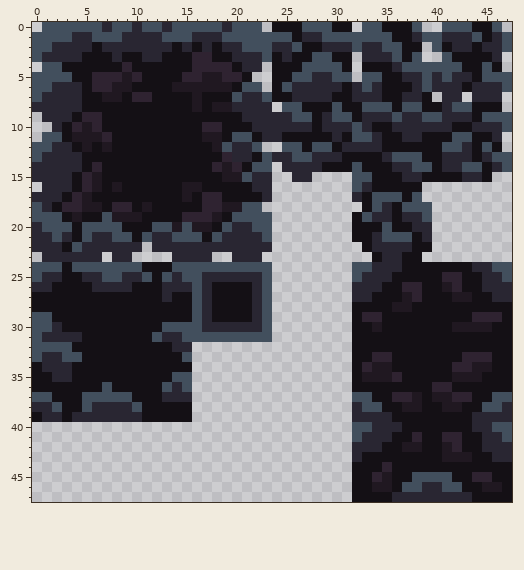
Pixel-art file -- Assets/Tiles/Rocks.aseprite. Above is the file before it was changed.
48x48 pixels, 1 frame.
After:
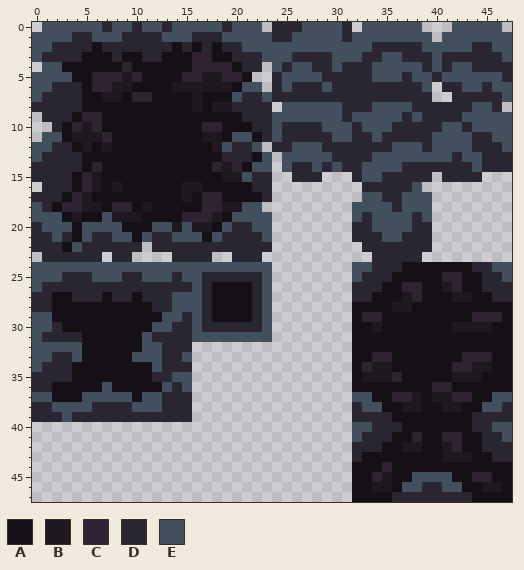
Palette (. is transparent): A #141015  B #201821  C #2f2331  D #292632  E #424f5d
Author's note on the commit: Structured tiled folder for new members, added experimental timed breakables
The edit:
Layer "Experimental Rocks Inner":
y 0: x 24..26 AAA -> DDD; x 30..31 AA -> ED; x 35..37 AAA -> EEE; x 41 E -> .; x 44..45 AA -> EE
y 1: x 24..28 EEADD -> DDEEE; x 31 E -> D; x 36..38 AAD -> EEE; x 40..43 EDDD -> .EEE; x 45..46 AD -> EE
y 2: x 24..25 DD -> EE; x 27..31 AADDD -> EEEEE; x 33 D -> E; x 35..39 EEAA. -> DDDDE; x 41..44 ADDA -> EEED; x 46 D -> E
y 3: x 24..32 ADAAEEAA. -> EEDDDDEEE; x 35 D -> E; x 37..45 AE..EAAAA -> DDDEDDDDD; x 47 . -> E
y 4: x 24..26 AAA -> EDE; x 28..29 EE -> DD; x 31..36 A.AAAD -> DDDEEE; x 39 E -> D; x 41 E -> D; x 43..47 AAEA. -> EDDDD
y 5: x 24..25 AA -> DE; x 28 D -> E; x 30..33 EE.E -> DDDD; x 35..36 AA -> EE; x 38 D -> E; x 42..44 DDA -> EEE; x 47 E -> D
y 6: x 24 A -> D; x 29 D -> E; x 31 A -> D; x 33 E -> D; x 35..37 AAA -> DDD; x 40 D -> .; x 43..44 AD -> EE; x 46 D -> E
y 7: x 24..25 AA -> DD; x 30..31 AA -> DD; x 35..36 AA -> DD; x 39 A -> D; x 41 D -> .; x 43 . -> D; x 47 . -> E
y 8: x 27..29 AAA -> EEE; x 31..33 AAE -> DDD; x 36 A -> E; x 38..40 EAA -> DDD; x 42..46 EEAAA -> DDEED
y 9: x 24..25 DD -> EE; x 28..29 AD -> EE; x 31..35 EADDD -> DEEEE; x 38..40 DEE -> EDD; x 43..44 DA -> EE
y 10: x 24 D -> E; x 28..35 ADDDEDAA -> DEEEDEEE; x 41..46 DAADDD -> EEDEEE
y 11: x 24..36 DAAAAADAEEDAA -> EDDDDDEEDDEDD; x 39..41 AAA -> DEE; x 44..47 AAD. -> DDEE
y 12: x 24..25 .E -> DD; x 27 A -> E; x 29..30 EA -> DD; x 35..40 AAAAAA -> DEEEDE; x 43..47 DAEA. -> EDDDE
y 13: x 24..25 DD -> .E; x 28..29 DD -> EE; x 31..35 AAAAD -> DDDEE; x 39..41 AAD -> EEE; x 43..44 DA -> EE; x 46..47 EE -> DD
y 14: x 25 D -> E; x 28..36 DAAAEAAAD -> EDEDDEEEE; x 38..40 EEA -> DDD; x 43 E -> D; x 45 A -> D; x 47 E -> D
y 15: x 28 . -> D; x 32 E -> D; x 34..36 AAA -> EDD; x 39..42 AAAA -> D.DD; x 45 A -> .
y 16: x 32 E -> .; x 34..38 AAAAA -> DDDDE
y 17: x 32..33 DA -> .E; x 35..37 EEA -> DDE; x 39 . -> E
y 18: x 32..33 .A -> EE; x 35..36 DA -> ED
y 19: x 32..37 AEDDAD -> EDEEEE
y 20: x 32..34 AAA -> DDE; x 36..37 AA -> EE
y 21: x 32..33 AA -> DD; x 37..38 EA -> DD
y 22: x 33 A -> D; x 38..39 AA -> DD
y 23: x 34 A -> D; x 37..38 AA -> DD
y 24: x 3 A -> E; x 11..13 AAA -> EEE
y 25: x 1..4 DDAA -> EEDD; x 6 D -> E; x 12 A -> E
y 26: x 0 D -> E; x 2..5 AAAA -> DDDD; x 10..12 AAA -> DDD
y 27: x 0..1 AA -> DD; x 4..6 AAA -> DDD; x 8..9 AA -> DD; x 11..12 AA -> DD; x 14..15 AA -> EE
y 28: x 0..1 AA -> DD; x 12..15 AAAA -> DDEE
y 29: x 13..15 AAA -> EED
y 30: x 12 A -> E; x 14..15 EE -> DD
y 31: x 11..12 AE -> ED; x 15 E -> D
y 32: x 4 A -> E; x 11..13 AAA -> EED
y 33: x 1 D -> E; x 3 E -> D; x 10..14 AAAAA -> EEEDD
y 34: x 0 A -> E; x 12..15 AAAA -> EDDD
y 35: x 0..1 AA -> DD; x 12..13 AA -> DD
y 36: x 0..1 AA -> DD
y 37: x 11..12 AA -> EE
y 38: x 3..4 AA -> EE; x 11..15 AAAAA -> EEDDD
y 39: x 0 A -> D; x 3 A -> E; x 11..15 AAAAA -> DDDDD
